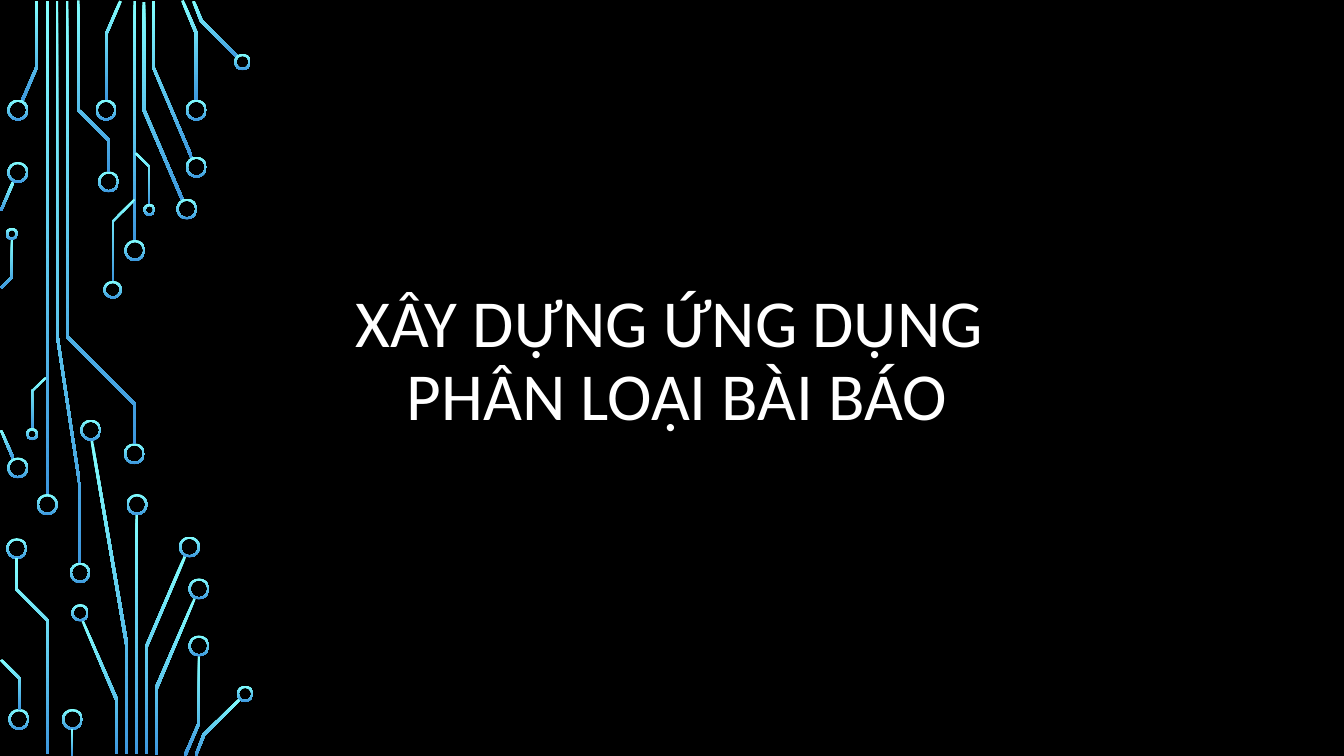
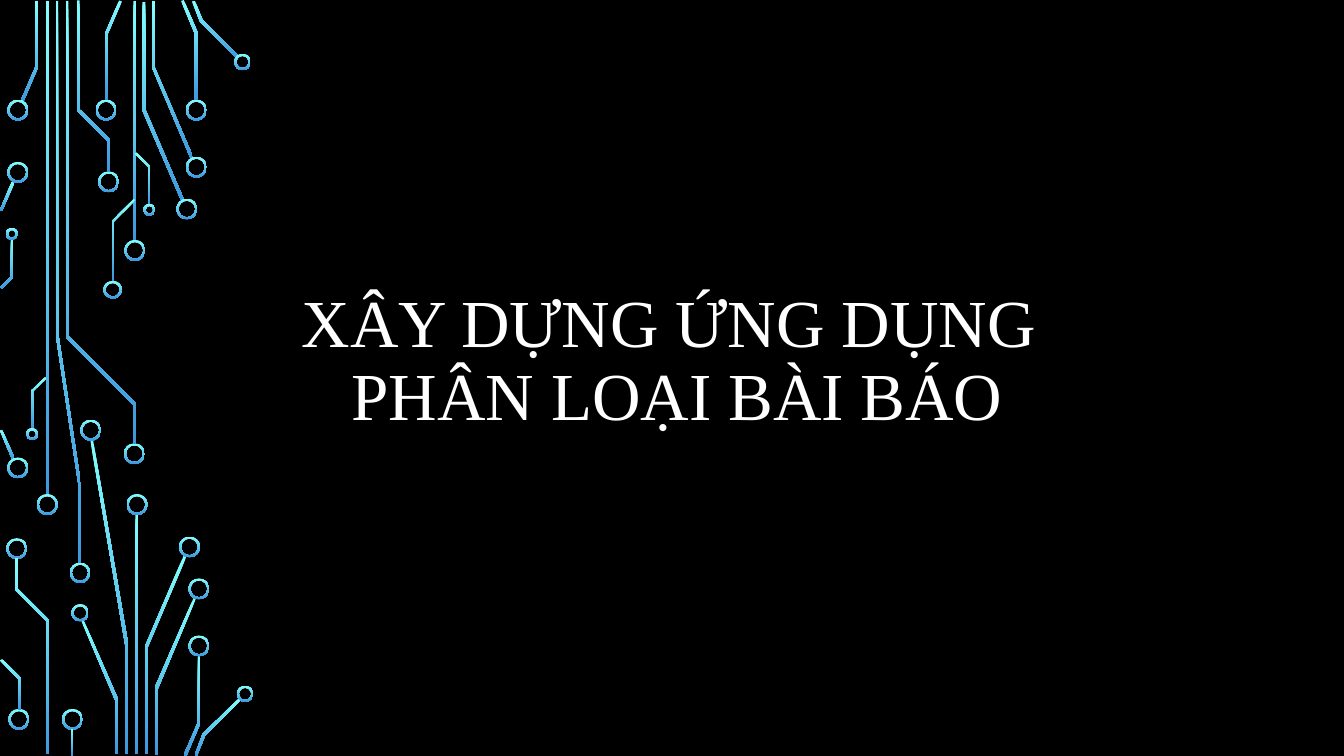
Before and after one commit to ThanhB1805916/DataMining_CT312, a slide deck: slide 1 of doc/Xây dựng ứng dụng phân loại Bài Báo.pptx. Drawn at 1344x756 pixels with LibreOffice and Linux fonts; fonts in the diff are those of the drawing; background and template pictures are left out. Boxes give left, top, right and bottom in pixels: in the first picture for what was removed or moved away, otherwise in the second. Text is boxed around its words. In the diff, an @@ line names an element or a change of style, - is before the commit and + after.

```diff
--- a/doc/Xây dựng ứng dụng phân loại Bài Báo.pptx
+++ b/doc/Xây dựng ứng dụng phân loại Bài Báo.pptx
@@ title "XÂY DỰNG ỨNG DỤNG PHÂN ..." at <box>302,295,1036,431</box>: font Calibri to Times New Roman @@
```
Also in this commit, not shown: 2 other slides changed, 1 slide added.
